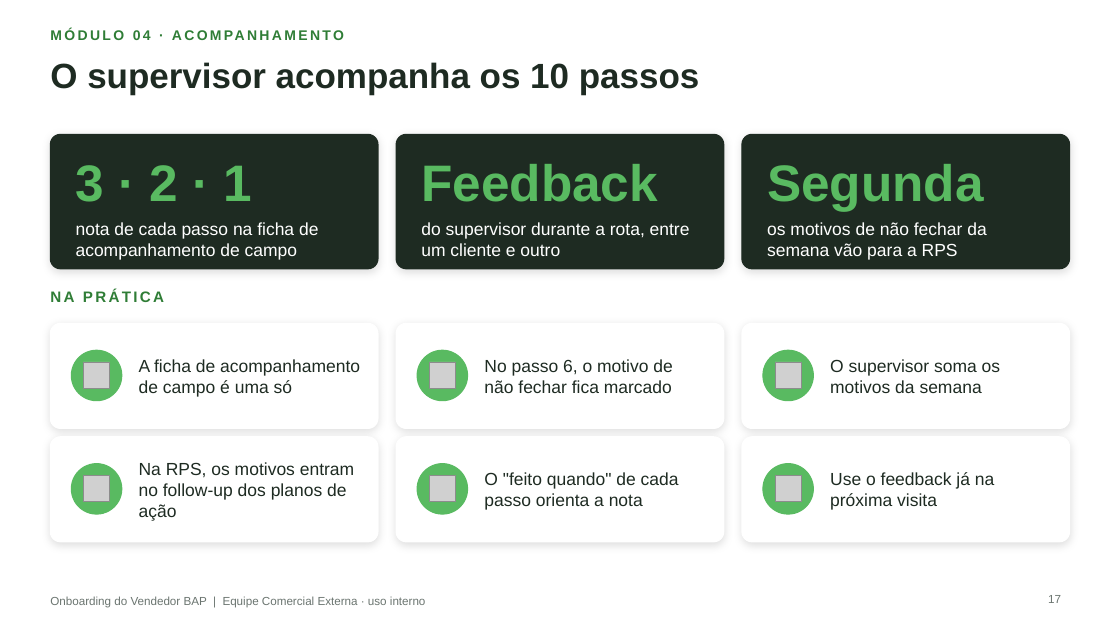
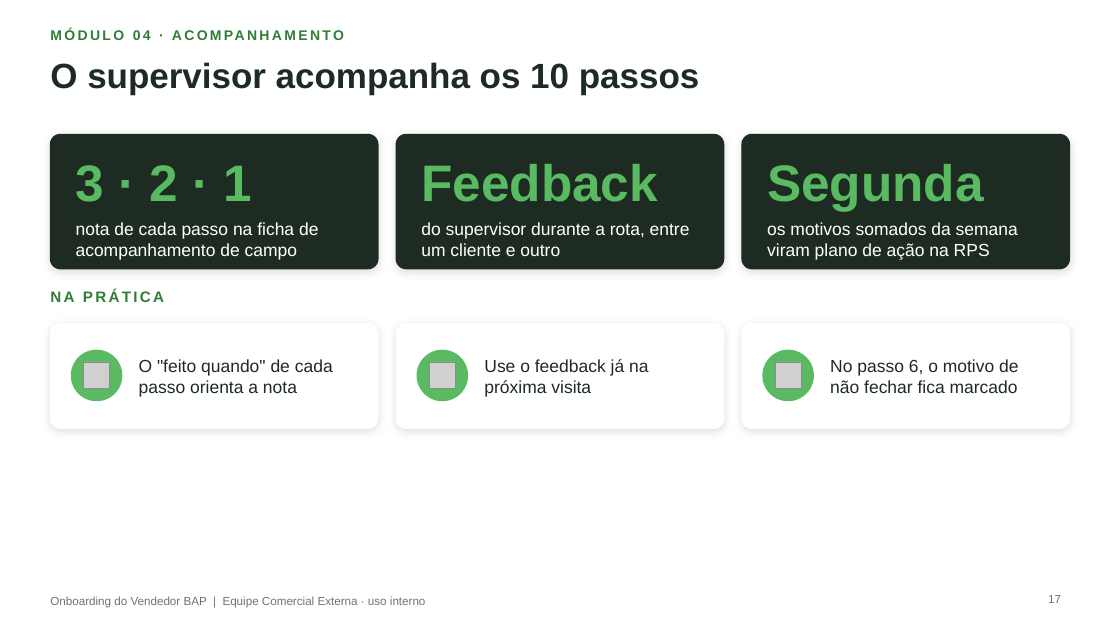
Before and after one commit to aloirr/bapajudacatalogo, a slide deck: slide 17 of catalogo_grafico/entregas/Treinamento_Onboarding_Vendedor_BAP_Vendedores.pptx. Drawn at 1120x630 pixels with LibreOffice and Linux fonts; fonts in the diff are those of the drawing; grey boxes stand for pictures; background and template pictures are left out. Boxes give left, top, right and bottom in pixels: in the first picture for what was removed or moved away, otherwise in the second. Text is boxed around its words. In the diff, an @@ line names an element or a change of style, - is before the commit and + after.

```diff
--- a/catalogo_grafico/entregas/Treinamento_Onboarding_Vendedor_BAP_Vendedores.pptx
+++ b/catalogo_grafico/entregas/Treinamento_Onboarding_Vendedor_BAP_Vendedores.pptx
@@ text at [767,222,1018,260]: text changed @@
-os motivos de não fechar da semana vão para a RPS
+os motivos somados da semana viram plano de ação na RPS
@@ text at [139,359,333,397]: text changed @@
-A ficha de acompanhamento de campo é uma só
+O "feito quando" de cada passo orienta a nota
@@ text at [484,359,648,397]: text changed @@
-No passo 6, o motivo de não fechar fica marcado
+Use o feedback já na próxima visita
@@ text at [830,359,1018,393]: text changed @@
-O supervisor soma os motivos da semana
+No passo 6, o motivo de não fechar fica marcado
@@ rounded rectangle removed at [50,437,378,542] @@
@@ rounded rectangle removed at [397,437,724,542] @@
@@ rounded rectangle removed at [742,437,1070,542] @@
@@ ellipse removed at [71,464,122,514] @@
@@ picture removed at [83,476,109,502] @@
@@ text removed at [139,462,354,521] @@
-Na RPS, os motivos entram no follow-up dos planos de ação
@@ ellipse removed at [418,464,468,514] @@
@@ picture removed at [429,476,455,502] @@
@@ text removed at [484,472,679,510] @@
-O "feito quando" de cada passo orienta a nota
@@ ellipse removed at [763,464,813,514] @@
@@ picture removed at [776,476,802,502] @@
@@ text removed at [830,472,994,510] @@
-Use o feedback já na próxima visita
```
Also in this commit, not shown: 14 other slides changed, 30 other files.
